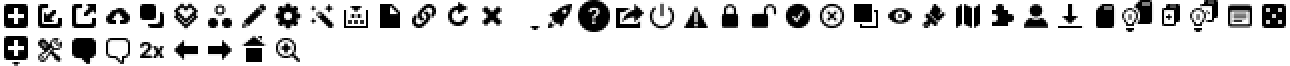
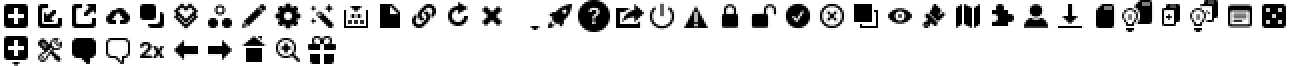
The second 1290x66 image is a revision of the first. Changes to its layers:
added group "IconToolbarGift" with 1 layers above "IconToolbarDiscover" over [308, 36, 336, 64]
added layer "Toolbar Icons" (1st of 45, in "IconToolbarGift") in group "IconToolbarGift" over [308, 36, 336, 64]
